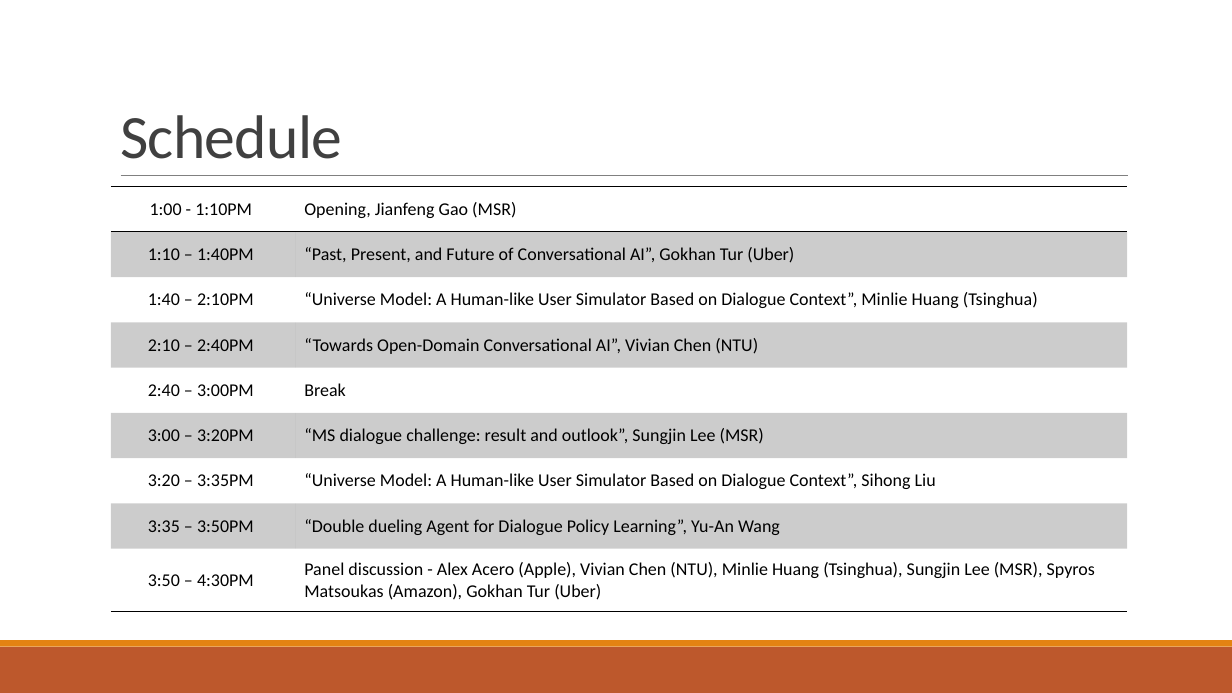
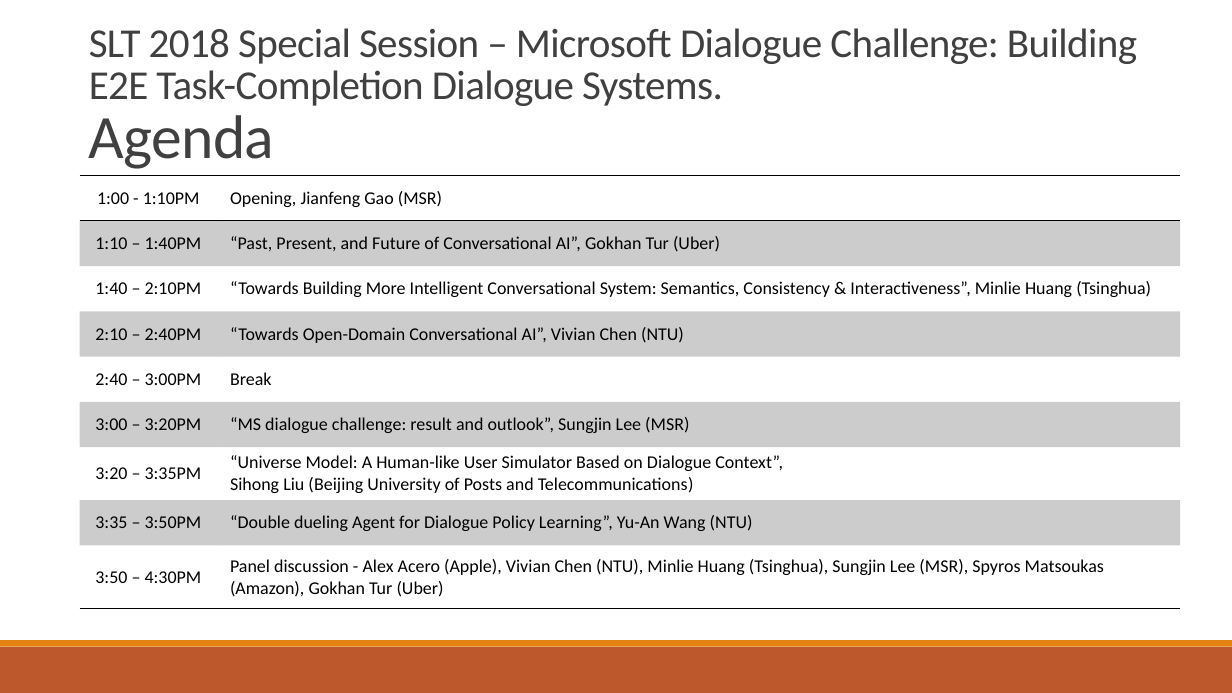
Before and after one commit to xiul-msr/e2e_dialog_challenge, a slide deck: slide 1 of slides/MS_dialog_challenge_result_outlook_sungjin.pptx (slide 2 before the commit). Drawn at 1232x693 pixels with LibreOffice and Linux fonts; fonts in the diff are those of the drawing. Boxes give left, top, right and bottom in pixels: in the first picture for what was removed or moved away, otherwise in the second. Text is boxed around its words. In the diff, an @@ line names an element or a change of style, - is before the commit and + after.

```diff
--- a/slides/MS_dialog_challenge_result_outlook_sungjin.pptx
+++ b/slides/MS_dialog_challenge_result_outlook_sungjin.pptx
@@ text added at (x1=89, y1=28, x2=1137, y2=169), 32 pt, text #404040 @@
+SLT 2018 Special Session – Microsoft Dialogue Challenge: Building E2E Task-Completion Dialogue Systems.
+Agenda
@@ title removed at (x1=120, y1=115, x2=342, y2=159) @@
-Schedule
@@ table at (x1=79, y1=176, x2=1181, y2=608) @@
-row 3, column 2: “Universe Model: A Human-like User Simulator Based on Dialogue Context”, Minlie Huang (Tsinghua)
+row 3, column 2: “Towards Building More Intelligent Conversational System: Semantics, Consistency & Interactiveness”, Minlie Huang (Tsinghua)
-row 7, column 2: “Universe Model: A Human-like User Simulator Based on Dialogue Context”, Sihong Liu
+row 7, column 2: “Universe Model: A Human-like User Simulator Based on Dialogue Context”, / Sihong Liu (Beijing University of Posts and Telecommunications)
-row 8, column 2: “Double dueling Agent for Dialogue Policy Learning”, Yu-An Wang
+row 8, column 2: “Double dueling Agent for Dialogue Policy Learning”, Yu-An Wang (NTU)
@@ table resized from (x1=111, y1=187, x2=1128, y2=612) to (x1=79, y1=176, x2=1181, y2=608) @@
```
Also in this commit, not shown: 2 slides added.
